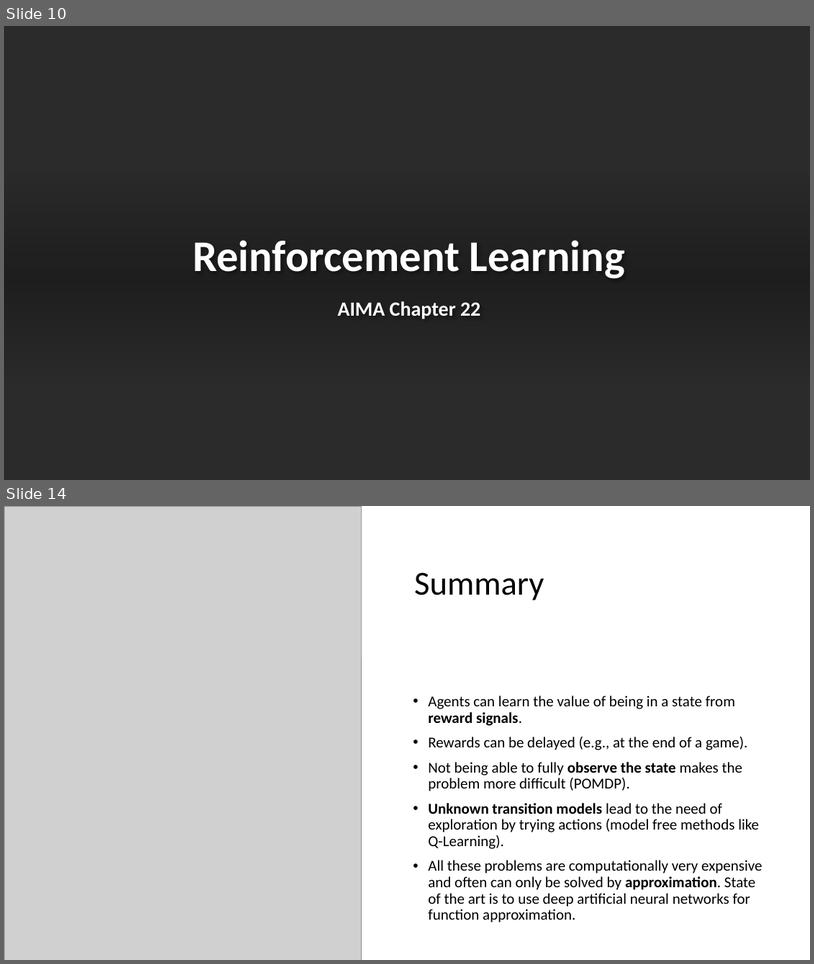
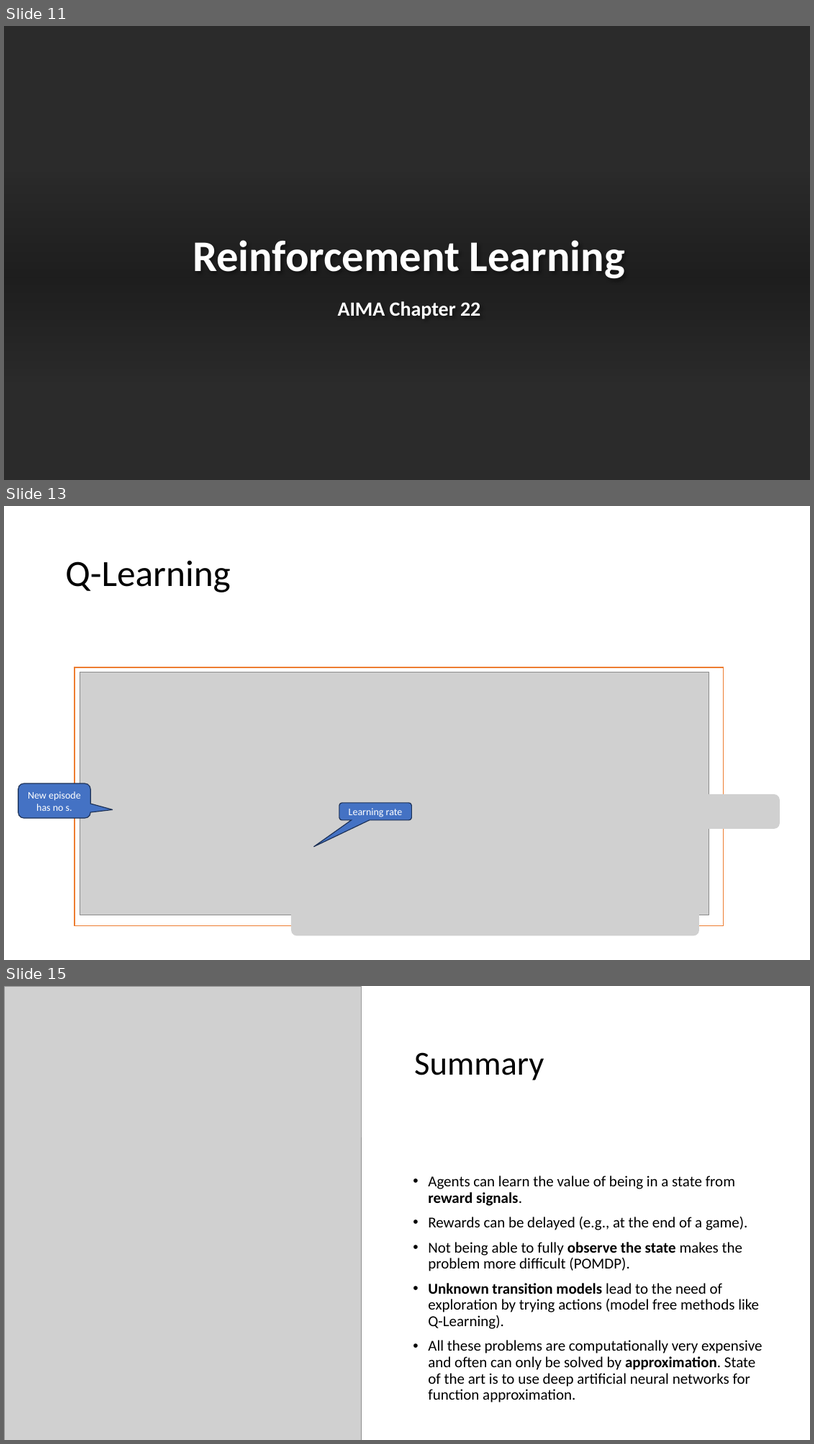
Before and after one commit to mhahsler/CS7320-AI, a slide deck: slides/22_Reinforcement_Learning.pptx. Shown one above the other, each under a label of ours: slides 10 and 14 before the commit, slides 11, 13 and 15 after it; the slides between them are not shown. The pictures are 814x964 and 814x1444 pixels, drawn with LibreOffice and Linux fonts; fonts in the diff are those of the drawing; grey boxes stand for pictures; background and template pictures are left out; a plain dark background stands for a picture behind light text. Boxes give left, top, right and bottom in pixels: in the first picture for what was removed or moved away, otherwise in the second. Text is boxed around its words. In the diff, an @@ line names an element or a change of style, - is before the commit and + after.

```diff
--- a/slides/22_Reinforcement_Learning.pptx
+++ b/slides/22_Reinforcement_Learning.pptx
@@ slide 13 added at (4,506,810,960), background #FFFFFF @@
@@ title added at (65,560,230,592), 44 pt, text #000000 @@
+Q-Learning
@@ rectangle added at (75,667,724,926), fill #FFFFFF, outline #ED7D31 1 pt @@
@@ picture added at (80,672,710,914) @@
@@ rounded speech box added at (18,783,90,818), fill #4472C4, outline #1E3256 1 pt, 12 pt, text #FFFFFF @@
+New episode has no s.
@@ rounded speech box added at (340,803,412,820), fill #4472C4, outline #1E3256 1 pt, 12 pt, text #FFFFFF @@
+Learning rate
@@ picture added at (453,794,781,829) @@
@@ picture added at (291,901,700,936) @@
@@ what was slide 10 is now slide 11 @@
@@ what was slide 14 is now slide 15 @@
```
Also in this commit, not shown: 8 slides changed, 1 other slide added, 1 slide removed, 1 other file.
